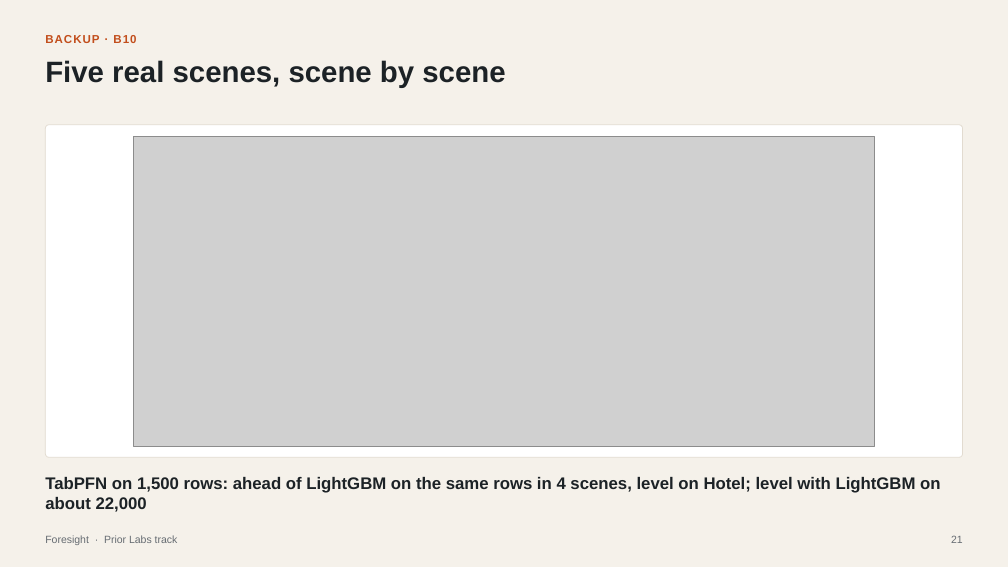
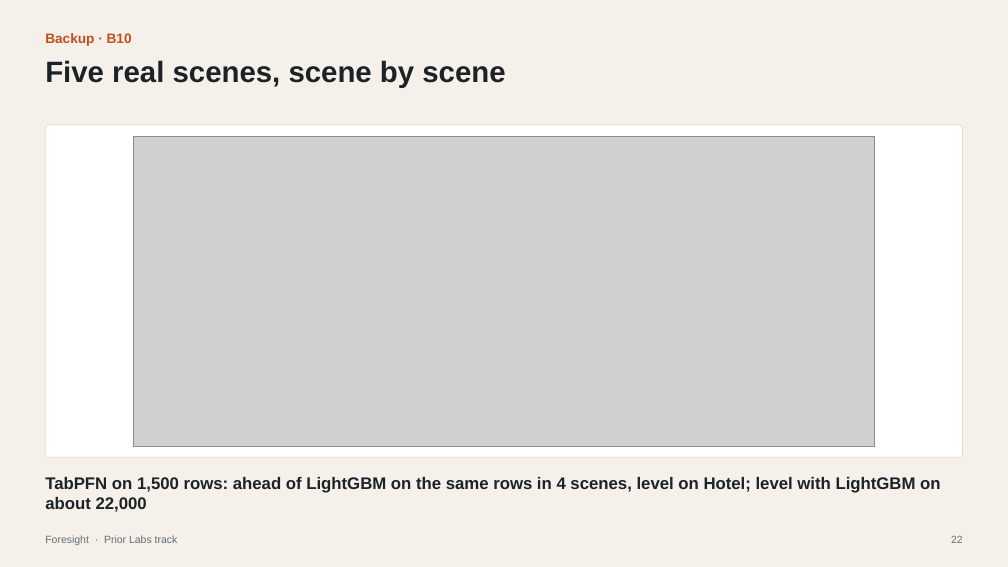
Before and after one commit to shiinalight/Foresight, a slide deck: slide 22 of deck/Foresight_finalist_static.pptx (slide 21 before the commit). Drawn at 1008x567 pixels with LibreOffice and Linux fonts; fonts in the diff are those of the drawing; grey boxes stand for pictures. Boxes give left, top, right and bottom in pixels: in the first picture for what was removed or moved away, otherwise in the second. Text is boxed around its words. In the diff, an @@ line names an element or a change of style, - is before the commit and + after.

```diff
--- a/deck/Foresight_finalist_static.pptx
+++ b/deck/Foresight_finalist_static.pptx
@@ text at [45,33,132,46]: text changed; size 11 to 13 pt @@
-BACKUP · B10
+Backup · B10
@@ text at [951,535,963,543]: text changed @@
-21
+22
```
Also in this commit, not shown: 21 other slides changed, 1 slide added, 11 other files.
